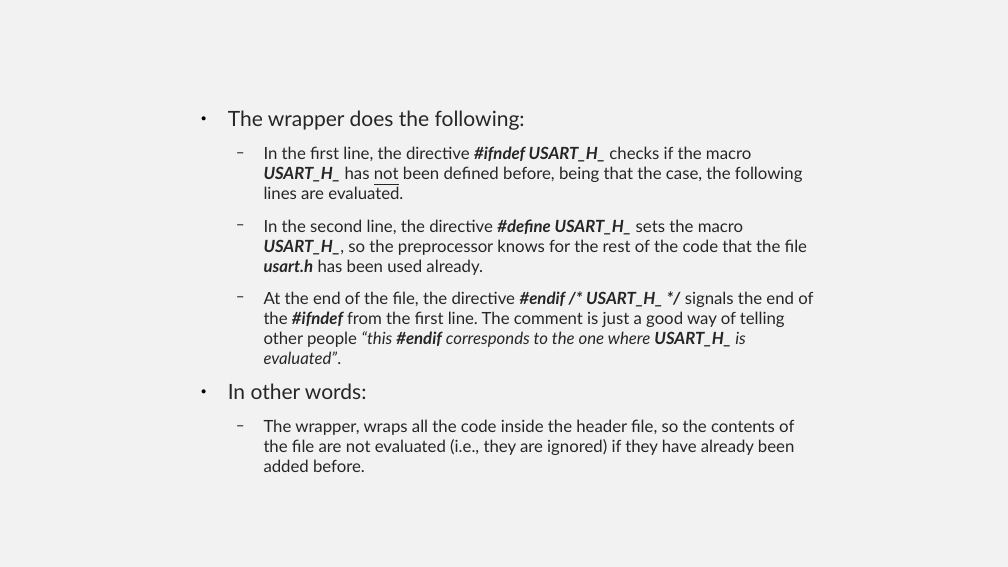
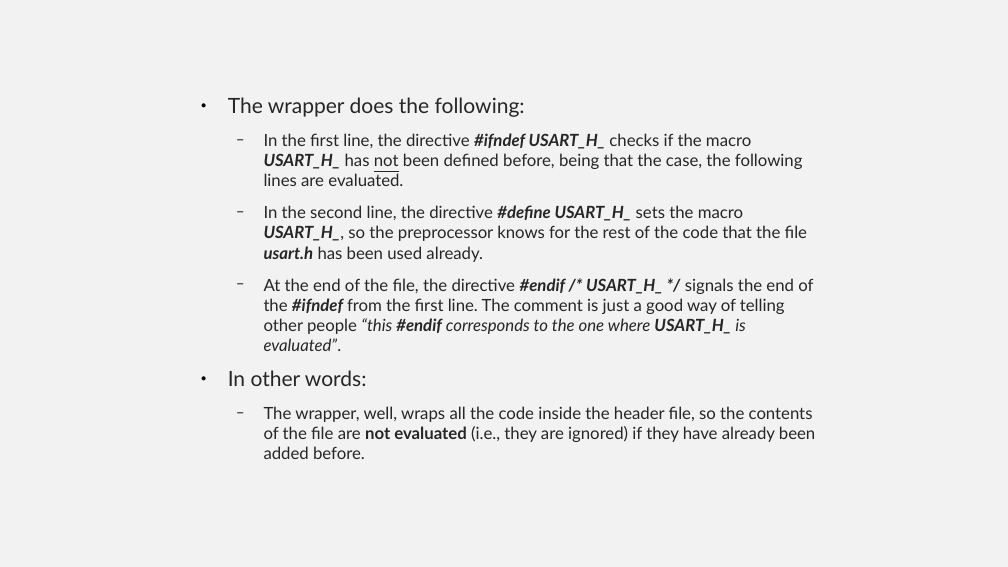
Before and after one commit to Equihua2211/I7266, a slide deck: slide 25 of 001_Slides/08_UART-USART.odp. Drawn at 1008x567 pixels with LibreOffice and Linux fonts; fonts in the diff are those of the drawing. Boxes give left, top, right and bottom in pixels: in the first picture for what was removed or moved away, otherwise in the second. Text is boxed around its words. In the diff, an @@ line names an element or a change of style, - is before the commit and + after.

Commit message:
Added content

```diff
--- a/001_Slides/08_UART-USART.odp
+++ b/001_Slides/08_UART-USART.odp
@@ text "The wrapper does the following:": place and size @@
-text "The wrapper does the following:" at <box>228,110,813,472</box>
+text "The wrapper does the following:" at <box>228,97,815,459</box>
@@ text at <box>264,406,815,459</box>: text changed @@
-  − The wrapper, wraps all the code inside the header file, so the contents of the file are not evaluated (i.e., they are ignored) if they have already been added before.
+  − The wrapper, well, wraps all the code inside the header file, so the contents of the file are not evaluated (i.e., they are ignored) if they have already been added before.
```
Also in this commit, not shown: 4 other slides changed, 18 slides added, 4 other files.
